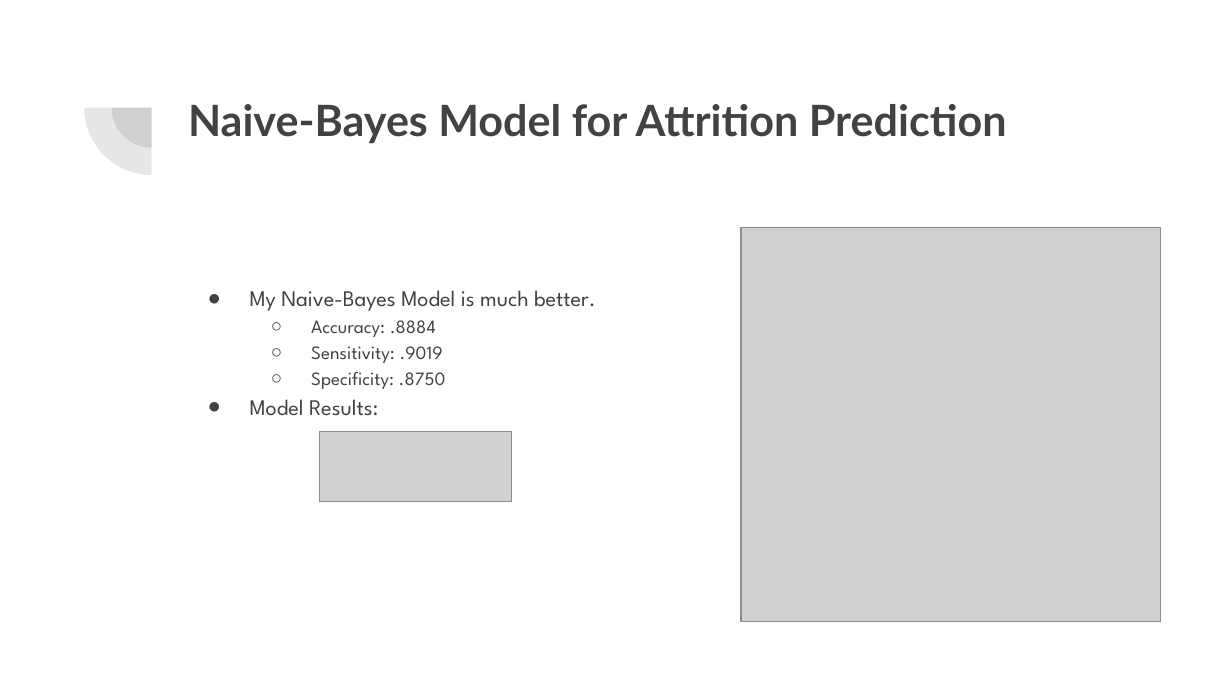
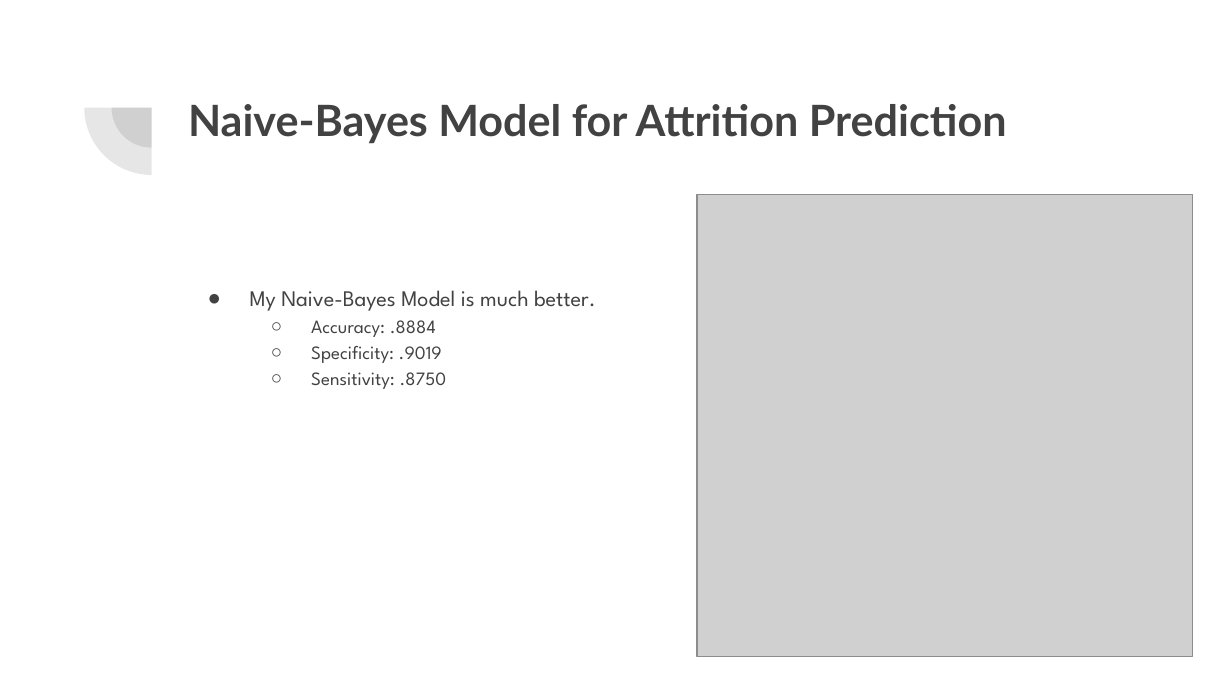
Before and after one commit to Mr-Chang95/MSDS6306-Employee-Analysis, a slide deck: slide 8 of 6306 Project_Employee Analysis.pptx. Drawn at 1232x693 pixels with LibreOffice and Linux fonts; fonts in the diff are those of the drawing; grey boxes stand for pictures. Boxes give left, top, right and bottom in pixels: in the first picture for what was removed or moved away, otherwise in the second. Text is boxed around its words. In the diff, an @@ line names an element or a change of style, - is before the commit and + after.

```diff
--- a/6306 Project_Employee Analysis.pptx
+++ b/6306 Project_Employee Analysis.pptx
@@ picture: place and size @@
-picture at <box>740,228,1161,622</box>
+picture at <box>697,195,1193,657</box>
@@ text at <box>311,346,447,389</box>: text changed @@
-  ○ Sensitivity: .9019
-  ○ Specificity: .8750
-● Model Results:
+  ○ Specificity: .9019
+  ○ Sensitivity: .8750
@@ picture removed at <box>319,432,511,501</box> @@
```
Also in this commit, not shown: 2 other slides changed, 1 other file.
